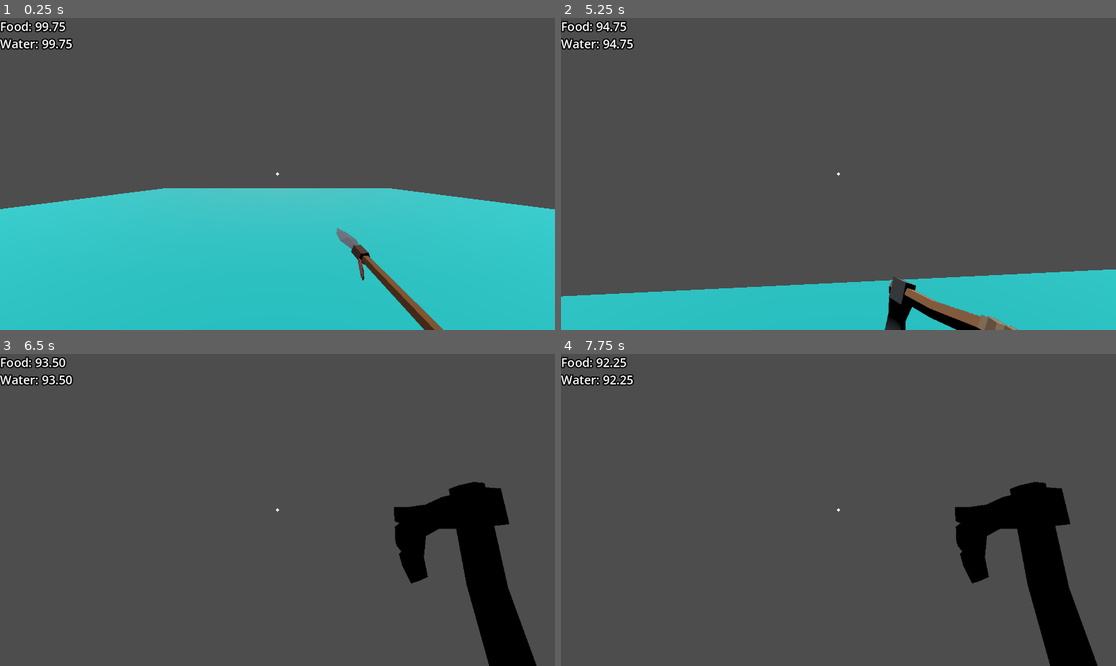
Above: before the commit, frames 1-4 (two rows, left to right).
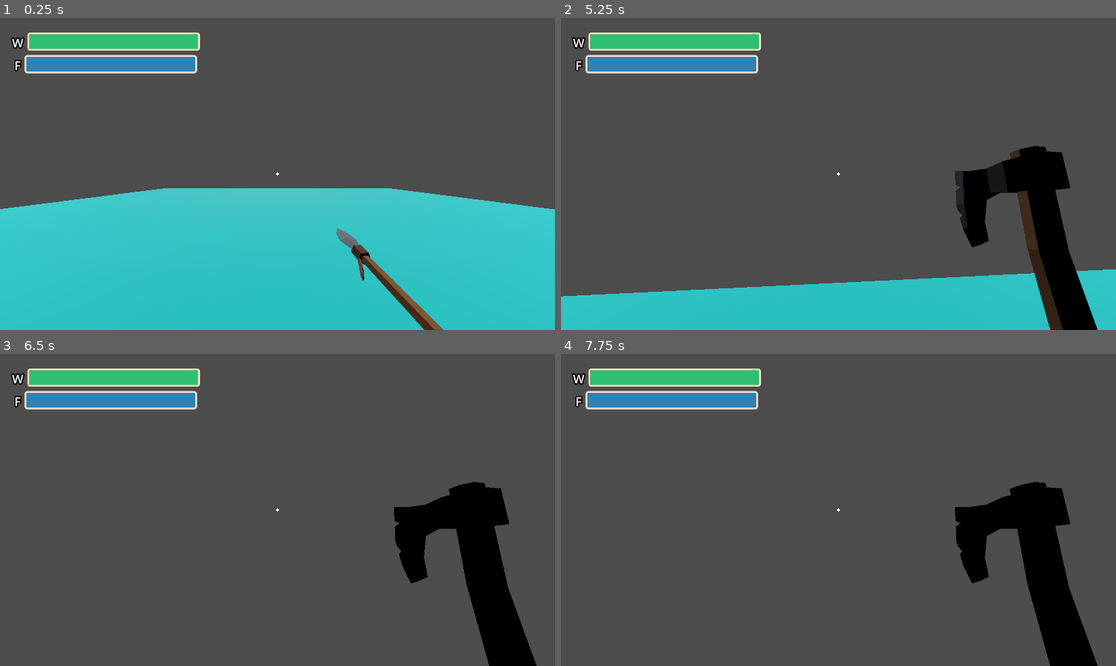
Above: after the commit, the same moments.

Repository: Salach-Malejkum/brackeys-game-jam
Game: Godot game, scene res://Scenes/cheems_testing_stuff.tscn
Two runs of this game, one before a commit and one after it. Both use one fixed random seed, a clock stepped at 60 frames per second and the inputs below.
Inputs (mouse positions are in pixels of both pictures, inside the frame that each line leads up to):
- Up to frame 1 (0.25 s): no input
- Up to frame 2 (5.25 s): move the mouse to (866, 174) at 0.52 s; hold W (Up) from 0.53 s (still down); tap E (E) at 0.6, 1.35, 2.3, 3.05, 3.8, 4.55 s; tap Space (jump) at 0.77, 1.52, 3.02, 3.77, 4.52 s; move the mouse to (810, 174) at 1.27 s; move the mouse to (849, 167) at 2.02 s; tap 1 (EqSlot1) at 2.1 s; move the mouse to (832, 180) at 2.77 s; tap 2 (EqSlot2) at 2.85 s; move the mouse to (877, 177) at 3.52 s; tap 3 (EqSlot3) at 3.6 s; move the mouse to (794, 170) at 4.27 s; tap F (Fix) at 4.35 s; move the mouse to (844, 174) at 5.02 s; right-click (844, 174) at 5.1 s
- Up to frame 3 (6.5 s): tap E (E) at 5.3, 6.05 s; move the mouse to (255, 503) at 5.77 s; release W (Up) at 5.78 s; hold D (Right) from 5.78 s (still down); click (255, 503) at 5.85 s; tap Space (jump) at 6.02 s
- Up to frame 4 (7.75 s): move the mouse to (866, 510) at 6.52 s; release D (Right) at 6.53 s; hold W (Up) from 6.53 s (still down); tap G (drop) at 6.6 s; tap Space (jump) at 6.77, 7.52 s; tap E (E) at 6.8, 7.35 s; move the mouse to (810, 510) at 7.27 s

The runs differ from the first frame. In frame 1, 4.2% of the frame differs, in the area x 0-37%, y 0-18%; in frame 2, 12%, in the area x 0-97%, y 0-100%; in frame 3, 4.2%; in frame 4, 4.2%.

Commit message:
add UI base

Diff:
--- a/Scenes/Characters/player.tscn
+++ b/Scenes/Characters/player.tscn
@@ -1,9 +1,10 @@
-[gd_scene load_steps=26 format=4 uid="uid://db21juwse3spd"]
+[gd_scene load_steps=28 format=4 uid="uid://db21juwse3spd"]
 
 [ext_resource type="Script" path="res://Scripts/player_test.gd" id="1_mjm0o"]
 [ext_resource type="Script" path="res://Scripts/Cams/HandsNoClipCam.gd" id="2_dofc3"]
 [ext_resource type="PackedScene" uid="uid://dc8whpkd25d43" path="res://Art/Pirate Low Poly Pack/Axe.fbx" id="3_4n0xu"]
 [ext_resource type="PackedScene" uid="uid://be7fneci27340" path="res://Art/Pirate Low Poly Pack/Blunderbuss.fbx" id="3_t1w2x"]
+[ext_resource type="Theme" uid="uid://cfqkhgnp0qefe" path="res://UI_Themes/Player_UI.tres" id="5_8ebh1"]
 [ext_resource type="Texture2D" uid="uid://5dcdscryyopt" path="res://Art/UI/progress-bar-circle.png" id="5_qwoel"]
 
 [sub_resource type="CapsuleMesh" id="CapsuleMesh_okgwn"]
@@ -262,7 +263,14 @@
 top_radius = 1.0
 bottom_radius = 0.0
 
-[node name="Player" type="CharacterBody3D"]
+[sub_resource type="StyleBoxFlat" id="StyleBoxFlat_5bubj"]
+bg_color = Color(0.184314, 0.74902, 0.443137, 1)
+corner_radius_top_left = 2
+corner_radius_top_right = 2
+corner_radius_bottom_right = 2
+corner_radius_bottom_left = 2
+
+[node name="Player" type="CharacterBody3D" groups=["Player"]]
 transform = Transform3D(1, 0, 0, 0, 1, 0, 0, 0, 1, 0, 3.05963, 0)
 script = ExtResource("1_mjm0o")
 
@@ -383,7 +391,62 @@
 grow_vertical = 2
 mouse_filter = 1
 
+[node name="MarginContainer" type="MarginContainer" parent="PlayerUI/Control"]
+layout_mode = 0
+offset_right = 40.0
+offset_bottom = 40.0
+theme_override_constants/margin_left = 25
+theme_override_constants/margin_top = 25
+
+[node name="VBoxContainer" type="VBoxContainer" parent="PlayerUI/Control/MarginContainer"]
+custom_minimum_size = Vector2(0, 100)
+layout_mode = 2
+theme_override_constants/separation = 12
+alignment = 1
+
+[node name="Food" type="HBoxContainer" parent="PlayerUI/Control/MarginContainer/VBoxContainer"]
+layout_mode = 2
+theme_override_constants/separation = 12
+alignment = 1
+
+[node name="Label" type="Label" parent="PlayerUI/Control/MarginContainer/VBoxContainer/Food"]
+layout_mode = 2
+theme_override_colors/font_outline_color = Color(0, 0, 0, 1)
+theme_override_constants/outline_size = 10
+theme_override_font_sizes/font_size = 25
+text = "W"
+
+[node name="ProgressBar" type="ProgressBar" parent="PlayerUI/Control/MarginContainer/VBoxContainer/Food"]
+texture_filter = 1
+custom_minimum_size = Vector2(350, 30)
+layout_mode = 2
+theme = ExtResource("5_8ebh1")
+theme_override_styles/fill = SubResource("StyleBoxFlat_5bubj")
+value = 100.0
+show_percentage = false
+
+[node name="Water" type="HBoxContainer" parent="PlayerUI/Control/MarginContainer/VBoxContainer"]
+layout_mode = 2
+theme_override_constants/separation = 12
+alignment = 1
+
+[node name="Label" type="Label" parent="PlayerUI/Control/MarginContainer/VBoxContainer/Water"]
+layout_mode = 2
+theme_override_colors/font_outline_color = Color(0, 0, 0, 1)
+theme_override_constants/outline_size = 10
+theme_override_font_sizes/font_size = 25
+text = "F"
+
+[node name="ProgressBar" type="ProgressBar" parent="PlayerUI/Control/MarginContainer/VBoxContainer/Water"]
+texture_filter = 1
+custom_minimum_size = Vector2(350, 30)
+layout_mode = 2
+theme = ExtResource("5_8ebh1")
+value = 100.0
+show_percentage = false
+
 [node name="PickupLabel" type="Label" parent="PlayerUI/Control"]
+visible = false
 layout_mode = 1
 anchors_preset = 15
 anchor_right = 1.0
@@ -415,30 +478,6 @@
 grow_vertical = 0
 text = "Press E to control the ship"
 alignment = 1
-
-[node name="FoodDebug" type="Label" parent="PlayerUI/Control"]
-layout_mode = 1
-anchors_preset = 15
-anchor_right = 1.0
-anchor_bottom = 1.0
-grow_horizontal = 2
-grow_vertical = 2
-theme_override_colors/font_outline_color = Color(0, 0, 0, 1)
-theme_override_constants/outline_size = 10
-theme_override_font_sizes/font_size = 25
-text = "FOOD 100"
-
-[node name="WaterDebug" type="Label" parent="PlayerUI/Control"]
-layout_mode = 1
-anchors_preset = 15
-anchor_right = 1.0
-anchor_bottom = 1.0
-offset_top = 36.0
-grow_horizontal = 2
-grow_vertical = 2
-theme_override_constants/outline_size = 10
-theme_override_font_sizes/font_size = 25
-text = "WATER 100"
 
 [node name="Fixing Progress" type="TextureProgressBar" parent="PlayerUI"]
 visible = false
--- a/Scenes/Rigidbodies/FishBody.tscn
+++ b/Scenes/Rigidbodies/FishBody.tscn
@@ -1,19 +1,19 @@
 [gd_scene load_steps=4 format=3 uid="uid://b161ylm0i5yfx"]
 
 [ext_resource type="Script" path="res://Scripts/Items/ItemScript.gd" id="1_hqp5l"]
-[ext_resource type="PackedScene" uid="uid://det6xqojs8n40" path="res://Art/Pirate Low Poly Pack/Turtle.fbx" id="3_fk5gy"]
+[ext_resource type="PackedScene" uid="uid://bvyd4ldjav0da" path="res://Art/ryba.fbx" id="2_xro5l"]
 
 [sub_resource type="BoxShape3D" id="BoxShape3D_rxvw3"]
-size = Vector3(0.799459, 0.117396, 1.22131)
+size = Vector3(0.0859731, 0.237897, 0.461211)
 
 [node name="Fish" type="RigidBody3D"]
 collision_layer = 2
 script = ExtResource("1_hqp5l")
-hand_appearence = ExtResource("3_fk5gy")
+hand_appearence = ExtResource("2_xro5l")
 item_name = "Fish"
 
-[node name="Turtle" parent="." instance=ExtResource("3_fk5gy")]
+[node name="ryba" parent="." instance=ExtResource("2_xro5l")]
 
 [node name="CollisionShape3D" type="CollisionShape3D" parent="."]
-transform = Transform3D(1, 0, 0, 0, 1, 0, 0, 0, 1, 0.0173695, 0.0182746, 0.0832994)
+transform = Transform3D(1, 0, 0, 0, 1, 0, 0, 0, 1, -0.0500311, 0.16076, 0.00628786)
 shape = SubResource("BoxShape3D_rxvw3")
--- a/Scenes/cheems_testing_stuff.tscn
+++ b/Scenes/cheems_testing_stuff.tscn
@@ -14,7 +14,7 @@
 transform = Transform3D(1, 0, 0, 0, -0.0778849, -0.996962, 0, 0.996962, -0.0778849, -4.835, 0.548, -1.133)
 collision_layer = 3
 
-[node name="Player" parent="." groups=["Player"] instance=ExtResource("2_oy4x3")]
+[node name="Player" parent="." instance=ExtResource("2_oy4x3")]
 
 [node name="DirectionalLight3D" type="DirectionalLight3D" parent="."]
 transform = Transform3D(1, 0, 0, 0, -0.685742, 0.727845, 0, -0.727845, -0.685742, 0, 15.9414, -9.55387)
--- a/Scripts/player_test.gd
+++ b/Scripts/player_test.gd
@@ -19,6 +19,10 @@
 #crosshair
 @onready var crosshair = $CamRotate/Head/RayCast3D/MeshInstance3D
 
+# camera stuff
+@export var max_cam_angle = 60
+@export var min_cam_angle = -60
+
 #eq slots
 @onready var spear_model = $CamRotate/Head/Camera3D/RightHand/Spear
 @onready var axe_model = $CamRotate/Head/Camera3D/RightHand/Axe
@@ -85,8 +89,8 @@
 		camera.rotate_x(-event.relative.y * GlobalVars.sensitivity)
 		raycast.rotate_x(-event.relative.y * GlobalVars.sensitivity)
 
-		raycast.rotation.x = clamp(camera.rotation.x, deg_to_rad(-40), deg_to_rad(60))
-		camera.rotation.x = clamp(camera.rotation.x, deg_to_rad(-40), deg_to_rad(60))
+		raycast.rotation.x = clamp(camera.rotation.x, deg_to_rad(min_cam_angle), deg_to_rad(max_cam_angle))
+		camera.rotation.x = clamp(camera.rotation.x, deg_to_rad(min_cam_angle), deg_to_rad(max_cam_angle))
 	elif Input.is_action_just_pressed("EqSlot1"):
 		_models_turn_visibility(1)
 	elif Input.is_action_just_pressed("EqSlot2") and has_axe:
@@ -109,16 +113,22 @@
 	eq_item_selected = toggle_id
 
 
+# co 15 sekund - odejmij 10 wody i picia
+var consumable_tick = 15.0
+
+@onready var food_p_bar = $PlayerUI/Control/MarginContainer/VBoxContainer/Food/ProgressBar
+@onready var water_p_bar = $PlayerUI/Control/MarginContainer/VBoxContainer/Water/ProgressBar
+
 func _process(_delta: float) -> void:
-	current_water -= _delta
-	current_food -= _delta
-	$PlayerUI/Control/FoodDebug.text = "Food: %.2f" % current_food
-	$PlayerUI/Control/WaterDebug.text = "Water: %.2f" % current_water
+	consumable_tick -= _delta
+	if consumable_tick <= 0:
+		food_p_bar.value -= 10
+		water_p_bar.value -= 10
+		consumable_tick = 15.0
 
 	left_hand.look_at(crosshair.global_position)
 	clip_cam.global_transform = camera.global_transform
 	if Input.is_action_just_pressed("E"):
-		print("E")
 		handle_ship_control()
 
 	handle_fixing_signals()
@@ -204,10 +214,14 @@
 func _consume():
 	if holding_item == "Fish":
 		left_hand.get_child(0).queue_free()
-		current_food += 50.0
+		food_p_bar.value += 50.0
+		holding_item = ""
+		consumable_tick = 15.0
 	elif holding_item == "Bottle":
 		left_hand.get_child(0).queue_free()
-		current_water += 50.0
+		water_p_bar.value += 50.0
+		holding_item = ""
+		consumable_tick = 15.0
 
 
 func _handle_axe():
--- /dev/null
+++ b/UI_Themes/Player_UI.tres
@@ -0,0 +1,28 @@
+[gd_resource type="Theme" load_steps=3 format=3 uid="uid://cfqkhgnp0qefe"]
+
+[sub_resource type="StyleBoxFlat" id="StyleBoxFlat_ooigh"]
+bg_color = Color(0.631373, 0.4, 0.184314, 1)
+border_width_left = 4
+border_width_top = 4
+border_width_right = 4
+border_width_bottom = 4
+border_color = Color(0.952941, 0.87451, 0.74902, 1)
+corner_radius_top_left = 5
+corner_radius_top_right = 5
+corner_radius_bottom_right = 5
+corner_radius_bottom_left = 5
+expand_margin_left = 4.0
+expand_margin_top = 4.0
+expand_margin_right = 4.0
+expand_margin_bottom = 4.0
+
+[sub_resource type="StyleBoxFlat" id="StyleBoxFlat_suaca"]
+bg_color = Color(0.176471, 0.509804, 0.717647, 1)
+corner_radius_top_left = 2
+corner_radius_top_right = 2
+corner_radius_bottom_right = 2
+corner_radius_bottom_left = 2
+
+[resource]
+ProgressBar/styles/background = SubResource("StyleBoxFlat_ooigh")
+ProgressBar/styles/fill = SubResource("StyleBoxFlat_suaca")
--- a/project.godot
+++ b/project.godot
@@ -22,6 +22,10 @@
 [dotnet]
 
 project/assembly_name="Brackeys Game Jam"
+
+[global_group]
+
+Player=""
 
 [input]
 
@@ -56,7 +60,7 @@
 }
 fishing={
 "deadzone": 0.5,
-"events": [Object(InputEventMouseButton,"resource_local_to_s …(115 unchanged characters)… alse,"meta_pressed":false,"button_mask":2,"position":Vector2(124, 18),"global_position":Vector2(133, 64),"factor":1.0,"button_index":2,"canceled":false,"pressed":true,"double_click":false,"script":null)
+"events": [Object(InputEventMouseButton,"resource_local_to_s …(115 unchanged characters)… alse,"meta_pressed":false,"button_mask":1,"position":Vector2(98, 27),"global_position":Vector2(107, 73),"factor":1.0,"button_index":1,"canceled":false,"pressed":true,"double_click":false,"script":null)
 ]
 }
 EqSlot1={
@@ -91,7 +95,7 @@
 }
 consume={
 "deadzone": 0.5,
-"events": [Object(InputEventMouseButton,"resource_local_to_s …(115 unchanged characters)… alse,"meta_pressed":false,"button_mask":1,"position":Vector2(191, 13),"global_position":Vector2(200, 59),"factor":1.0,"button_index":1,"canceled":false,"pressed":true,"double_click":false,"script":null)
+"events": [Object(InputEventMouseButton,"resource_local_to_s …(115 unchanged characters)… alse,"meta_pressed":false,"button_mask":2,"position":Vector2(153, 21),"global_position":Vector2(162, 67),"factor":1.0,"button_index":2,"canceled":false,"pressed":true,"double_click":false,"script":null)
 ]
 }
 
Binary file added: Art/DefaultMaterial_2D_View.png
Not shown, added: Art/DefaultMaterial_2D_View.png.import
Binary file added: Art/ryba.fbx
Not shown, added: Art/ryba.fbx.import
